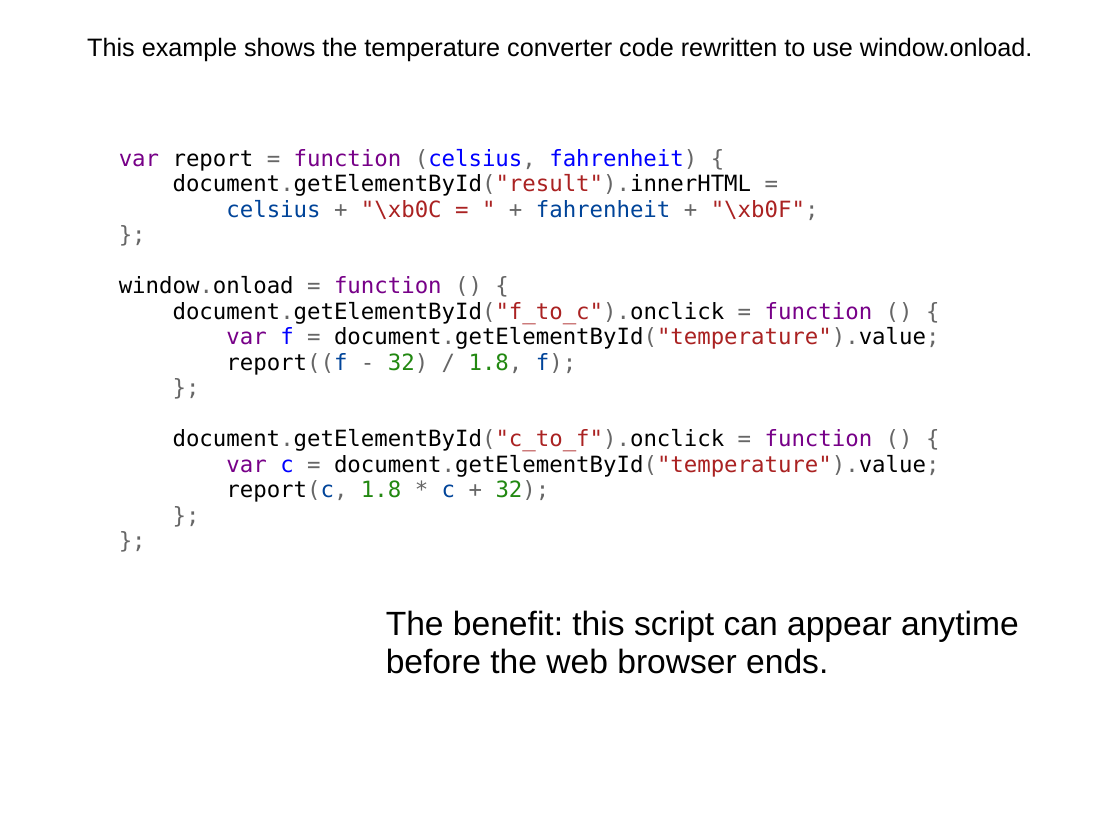
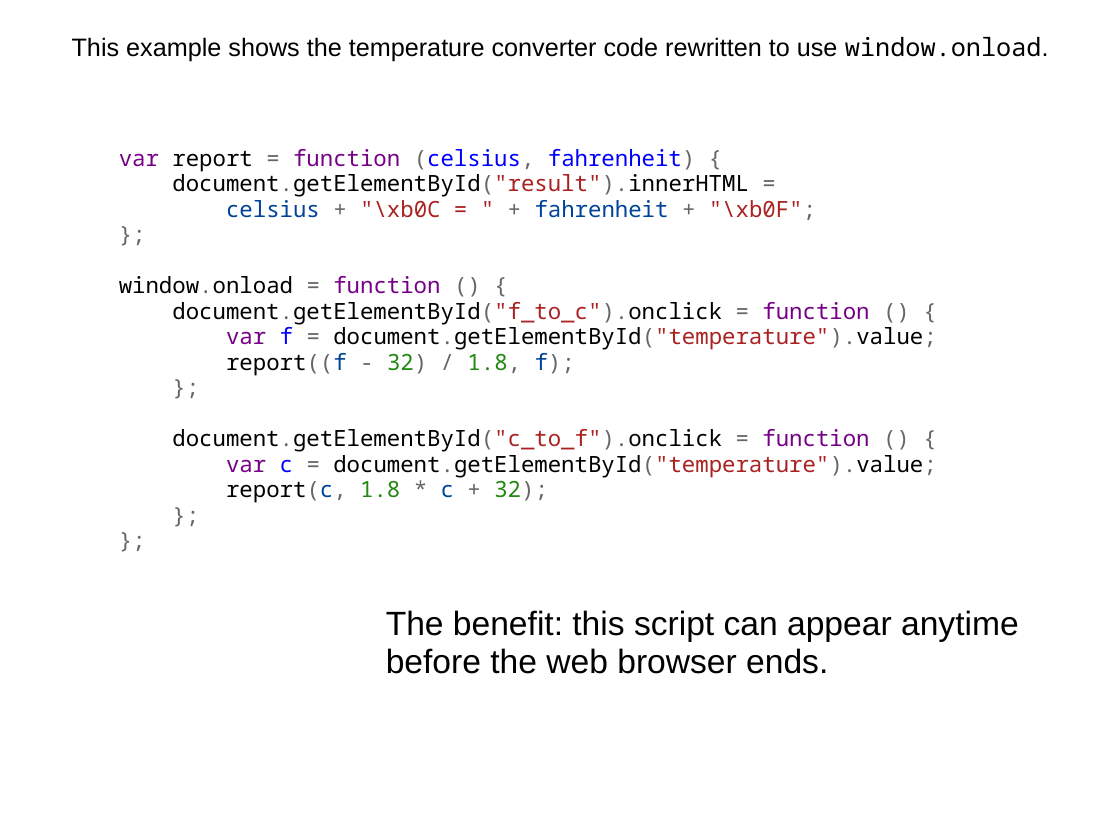
Before and after one commit to dondi/javascript-book, a slide deck: slide 42 of presentations/Chapter_6_Presentation.ppt. Drawn at 1120x840 pixels with LibreOffice and Linux fonts; fonts in the diff are those of the drawing; background and template pictures are left out. Boxes give left, top, right and bottom in pixels: in the first picture for what was removed or moved away, otherwise in the second. Text is boxed around its words. In the diff, an @@ line names an element or a change of style, - is before the commit and + after.

```diff
--- a/presentations/Chapter_6_Presentation.ppt
+++ b/presentations/Chapter_6_Presentation.ppt
@@ title "This example shows the temperature ..." at [72, 37, 1049, 62]: font Arial to Noto Sans Mono in "window.onload." @@
@@ text "var report = function (celsius, ..." at [119, 149, 936, 503]: font DejaVu Sans Mono to Noto Sans Mono @@
```
Also in this commit, not shown: 16 other slides changed.
